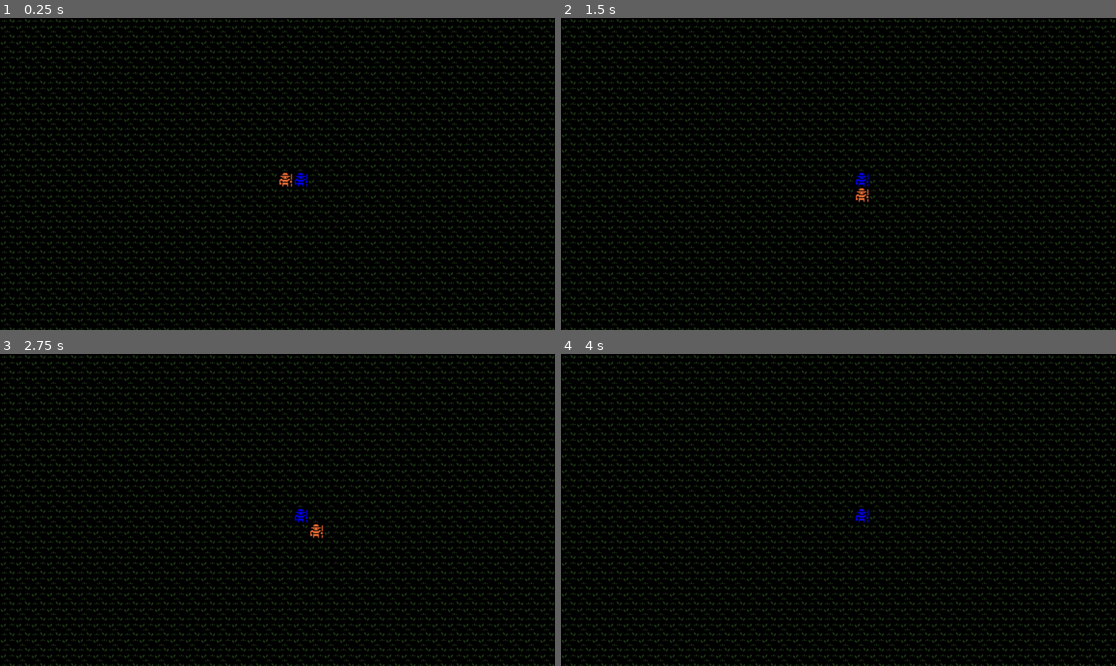
Above: before the commit, frames 1-4 (two rows, left to right).
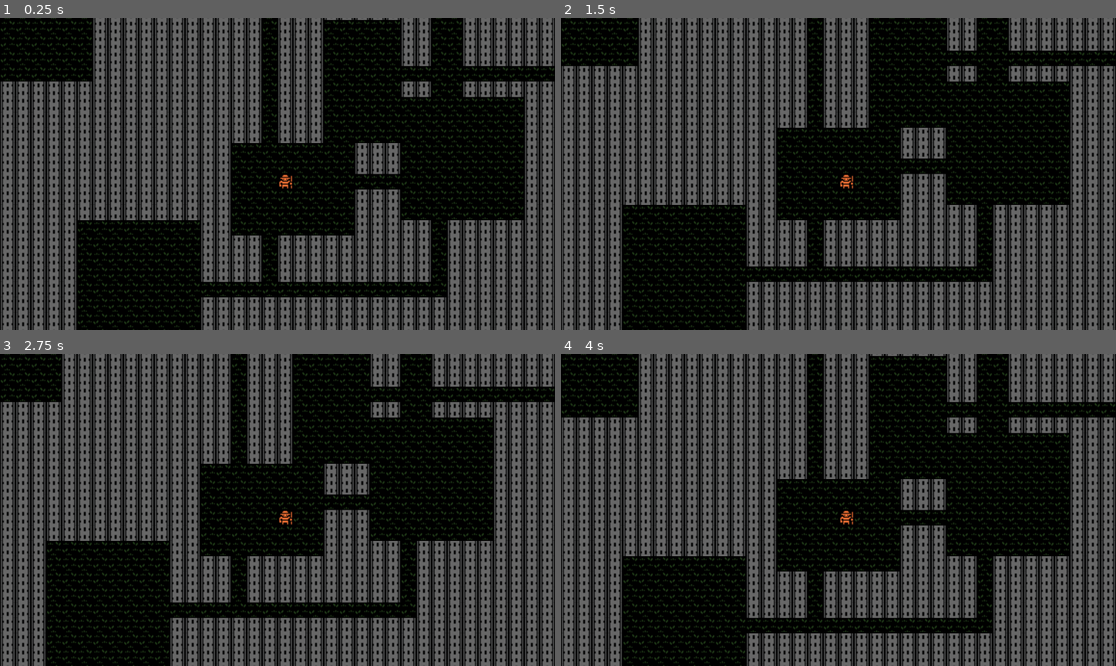
Above: after the commit, the same moments.

Repository: ajmarvingomez/aj-roguelike
Game: Godot game, scene res://game/game.tscn
Same seed, same stepped clock (60 frames per second), same inputs: the game is played once before the commit and once after it.
Inputs:
- Up to frame 1 (0.25 s): no input
- Up to frame 2 (1.5 s): tap Enter at 0.5 s; hold Right (ui_right) 0.53-1.28 s; tap Space at 1.25 s; hold Down (ui_down) from 1.28 s (still down)
- Up to frame 3 (2.75 s): tap Enter at 2 s; release Down (ui_down) at 2.03 s; hold Right (ui_right) from 2.03 s (still down)
- Up to frame 4 (4 s): tap Space at 2.75 s; release Right (ui_right) at 2.78 s; hold Up (ui_up) 2.78-3.53 s; tap Enter at 3.5 s; hold Left (ui_left) from 3.53 s (still down)

The runs differ from the first frame. In frame 1, 57% of the frame differs, in the area x 0-100%, y 0-100%; in frame 2, 58%; in frame 3, 58%; in frame 4, 57%.

Commit message:
feature: Implement dungeon algorithm and camera (https://selinadev.github.io/07-rogueliketutorial-03/)[https://selinadev.github.io/07-rogueliketutorial-03/]

Diff:
--- a/game/game.gd
+++ b/game/game.gd
@@ -10,16 +10,16 @@
 @onready var map: Map = $Map
 
 # Called when the node enters the scene tree for the first time.
-func _ready():
-	var player_start_pos: Vector2i = Grid.world_to_grid(get_viewport_rect().size.floor() / 2) ## Start the player in the center of the game window
+func _ready() -> void:
 
-	player = Entity.new(player_start_pos, player_definition) ## Create a new Entity using the player's position and entity definition
+	player = Entity.new(Vector2i.ZERO, player_definition) ## Create a new Entity using the player's position and entity definition
+
+	var camera: Camera2D = $Camera2D
+	remove_child(camera)
+	player.add_child(camera)
 
 	entities.add_child(player) ## add the player as a child node
-	var npc := Entity.new(player_start_pos + Vector2i.RIGHT, player_definition) ## Create an NPC using the players position and definition
-	npc.modulate = Color.BLUE ## Color the NPC blue
-
-	entities.add_child(npc) ## add the NPC as a child node
+	map.generate(player)
 	pass # Replace with function body.
 
 func _physics_process(_delta: float) -> void:
--- a/game/game.tscn
+++ b/game/game.tscn
@@ -1,8 +1,9 @@
-[gd_scene load_steps=4 format=3 uid="uid://dgdb40qdok5j6"]
+[gd_scene load_steps=5 format=3 uid="uid://dgdb40qdok5j6"]
 
 [ext_resource type="Script" path="res://game/game.gd" id="1_vloei"]
 [ext_resource type="Script" path="res://game/event_handler.gd" id="2_4v0a5"]
 [ext_resource type="Script" path="res://game/map/map.gd" id="3_7wxv3"]
+[ext_resource type="Script" path="res://game/map/dungeon_generator.gd" id="4_1jlwj"]
 
 [node name="Game" type="Node2D"]
 script = ExtResource("1_vloei")
@@ -13,4 +14,9 @@
 [node name="Map" type="Node2D" parent="."]
 script = ExtResource("3_7wxv3")
 
+[node name="DungeonGenerator" type="Node" parent="Map"]
+script = ExtResource("4_1jlwj")
+
 [node name="Entities" type="Node2D" parent="."]
+
+[node name="Camera2D" type="Camera2D" parent="."]
--- /dev/null
+++ b/game/map/dungeon_generator.gd
@@ -0,0 +1,87 @@
+class_name DungeonGenerator
+extends Node
+## Dungeon generation
+##
+##
+## @tutorial: https://selinadev.github.io/07-rogueliketutorial-03/
+
+@export_category("Map Dimensions")
+@export var map_width: int = 80
+@export var map_height: int = 45
+
+@export_category("Rooms RNG")
+@export var max_rooms: int = 30
+@export var room_max_size: int = 10
+@export var room_min_size: int = 6
+
+var _rng := RandomNumberGenerator.new()
+
+func _carve_tile(dungeon: MapData, x: int, y: int) -> void: ## draw and generate the floor tile at coordinates
+	var tile_position = Vector2i(x, y)
+	var tile: Tile = dungeon.get_tile(tile_position)
+	tile.set_tile_type(dungeon.tile_types.floor)
+
+func _carve_room(dungeon, room: Rect2i) -> void: ## draw and generate the room from a rectangle
+	var inner: Rect2i = room.grow(-1) ## shrink the room by one tile on each side
+	for y in range(inner.position.y, inner.end.y + 1):
+		for x in range(inner.position.x, inner.end.x + 1):
+			_carve_tile(dungeon, x, y)
+
+func _tunnel_horizontal(dungeon: MapData, y: int, x_start: int, x_end: int): ## Connects rooms horizontally
+	var x_min: int = mini(x_start, x_end)
+	var x_max: int = maxi(x_start, x_end)
+	for x in range(x_min, x_max + 1):
+		_carve_tile(dungeon, x, y)
+
+func _tunnel_vertical(dungeon: MapData, x: int, y_start: int, y_end: int): ## Connects rooms vertically
+	var y_min: int = mini(y_start, y_end)
+	var y_max: int = maxi(y_start, y_end)
+	for y in range(y_min, y_max + 1):
+		_carve_tile(dungeon, x, y)
+
+func _tunnel_between(dungeon: MapData, start: Vector2i, end: Vector2i) -> void:
+	if _rng.randf() < 0.5:
+		_tunnel_horizontal(dungeon, start.y, start.x, end.x)
+		_tunnel_vertical(dungeon, end.x, start.y, end.y)
+	else:
+		_tunnel_vertical(dungeon, start.x, start.y, end.y)
+		_tunnel_horizontal(dungeon, end.y, start.x, end.x)
+
+func generate_dungeon(player: Entity) -> MapData: ## generate the dungeon
+	var dungeon := MapData.new(map_width, map_height)
+
+	var rooms: Array[Rect2i] = []
+
+	for _try_room in max_rooms:
+		var room_width: int = _rng.randi_range(room_min_size, room_max_size) ## generate the room width based on the min and max parameters
+		var room_height: int = _rng.randi_range(room_min_size, room_max_size) ## generate the room height based on the min and max parameters
+
+		var x: int = _rng.randi_range(0, dungeon.width - room_width - 1)
+		var y: int = _rng.randi_range(0, dungeon.height - room_height - 1)
+
+		var new_room := Rect2i(x, y, room_width, room_height) ## Create a rectangle at the x,y coordinates with the room width and height
+
+		var has_intersections := false
+
+		for room in rooms:
+			# Rect2i.intersects() checks for overlapping points. In order to allow bordering rooms one room is shrunk.
+			if room.intersects(new_room.grow(-1)):
+				has_intersections = true
+				break
+		if has_intersections:
+			continue
+
+		_carve_room(dungeon, new_room)
+
+		if rooms.is_empty():
+			player.grid_position = new_room.get_center()
+		else:
+			_tunnel_between(dungeon, rooms.back().get_center(), new_room.get_center())
+		rooms.append(new_room)
+	return dungeon
+
+# Called when the node enters the scene tree for the first time.
+func _ready() -> void:
+	_rng.randomize()
+
+	pass # Replace with function body.
--- a/game/map/map.gd
+++ b/game/map/map.gd
@@ -1,14 +1,13 @@
 class_name Map
 extends Node2D
 
-@export var map_width: int = 80 ## 80 Tiles
-@export var map_height: int = 45
-
 var map_data: MapData
 
+@onready var dungeon_generator: DungeonGenerator = $DungeonGenerator ## create a new instance of the dungeon generator class
+
 # Called when the node enters the scene tree for the first time.
-func _ready() -> void:
-	map_data = MapData.new(map_width, map_height)
+func generate(player: Entity) -> void:
+	map_data = dungeon_generator.generate_dungeon(player)
 	_place_tiles()
 
 func _place_tiles() -> void:
--- a/game/map/map_data.gd
+++ b/game/map/map_data.gd
@@ -2,6 +2,8 @@
 extends RefCounted
 ## Keeps track of the map data
 
+
+## Tile types are defined here.
 const tile_types = {
 	"floor": preload("res://assets/definitions/tiles/tile_definition_floor.tres"),
 	"wall": preload("res://assets/definitions/tiles/tile_definition_wall.tres")
@@ -21,13 +23,13 @@
 	for y in height:
 		for x in width:
 			var tile_position := Vector2i(x, y)
-			var tile := Tile.new(tile_position, tile_types.floor)
+			var tile := Tile.new(tile_position, tile_types.wall)
 			tiles.append(tile)
 	for x in range(30, 34):
 		var tile: Tile = get_tile(Vector2i(x, 22))
 		tile.set_tile_type(tile_types.wall)
 
-func get_tile(grid_position: Vector2i) -> Tile:
+func get_tile(grid_position: Vector2i) -> Tile: ## Get tile from a set of coordinates
 	var tile_index: int = grid_to_index(grid_position)
 	if tile_index == -1:
 		return null
--- a/game/map/tile.gd
+++ b/game/map/tile.gd
@@ -11,7 +11,7 @@
 	position = Grid.grid_to_world(grid_position) ## Set grid based on grid position
 	set_tile_type(tile_definition)
 
-func set_tile_type(tile_definition: TileDefinition) -> void:
+func set_tile_type(tile_definition: TileDefinition) -> void: ## Set the type of tile at the coordinates
 	_definition = tile_definition
 	texture = _definition.texture
 	modulate = _definition.color_dark
